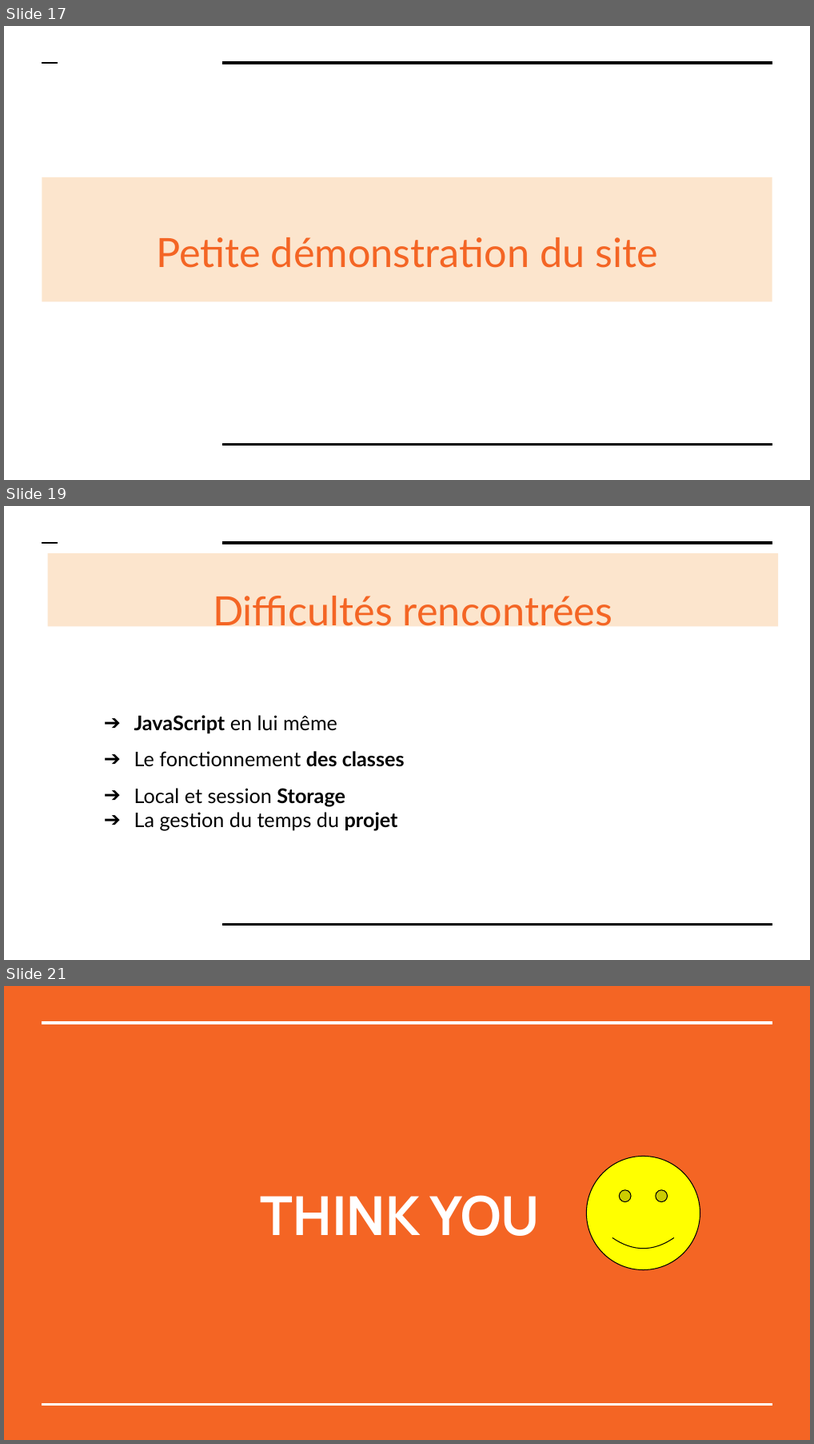
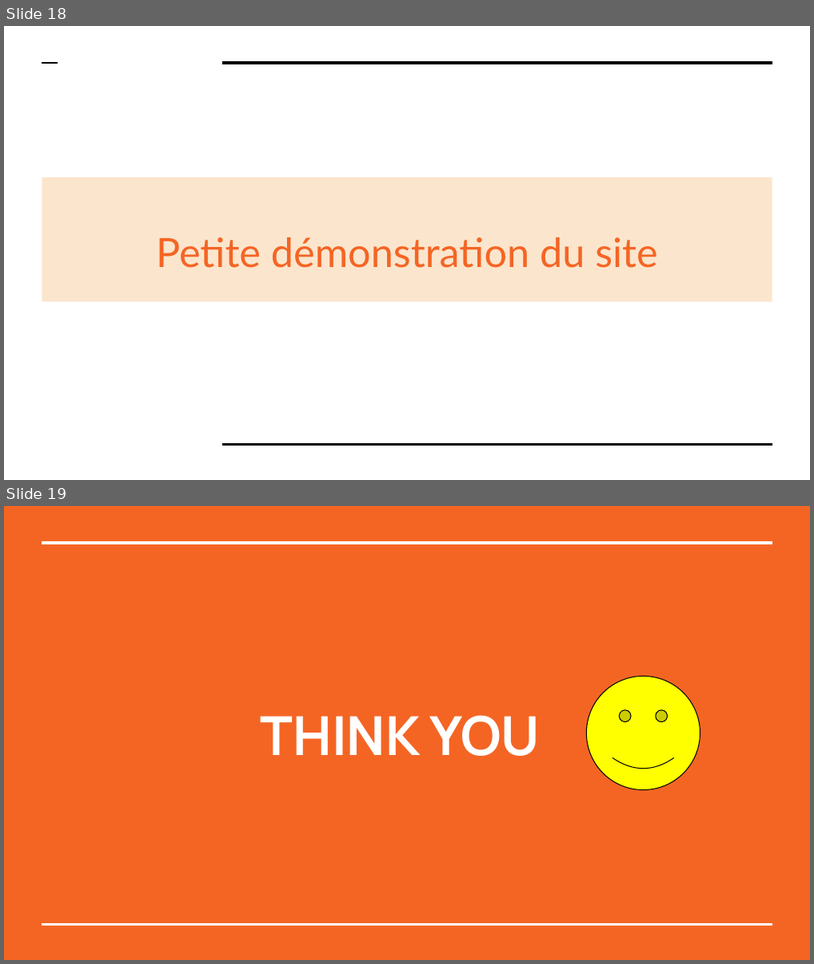
Before and after one commit to massinissa44/Projet-04-blog-pour-un-crivain-, a slide deck: P4_04_Presentation.pptx. Shown one above the other, each under a label of ours: slides 17, 19 and 21 before the commit, slides 18 and 19 after it; the slides between them are not shown. The pictures are 814x1444 and 814x964 pixels, drawn with LibreOffice and Linux fonts; fonts in the diff are those of the drawing. Boxes give left, top, right and bottom in pixels: in the first picture for what was removed or moved away, otherwise in the second. Text is boxed around its words. In the diff, an @@ line names an element or a change of style, - is before the commit and + after.

```diff
--- a/P4_04_Presentation.pptx
+++ b/P4_04_Presentation.pptx
@@ slide 19 removed at (4,506,810,960), background #FFFFFF; not listed: 3 template elements that a slide beside it also shows @@
@@ title removed at (47,553,778,627) @@
-Difficultés rencontrées
@@ text removed at (134,715,405,831) @@
-➔ JavaScript en lui même
-➔ Le fonctionnement des classes
-➔ Local et session Storage
-➔ La gestion du temps du projet
@@ what was slide 17 is now slide 18 @@
@@ what was slide 21 is now slide 19 @@
```
Also in this commit, not shown: 3 slides changed, 13 slides added, 14 other slides removed, 15 other files.
